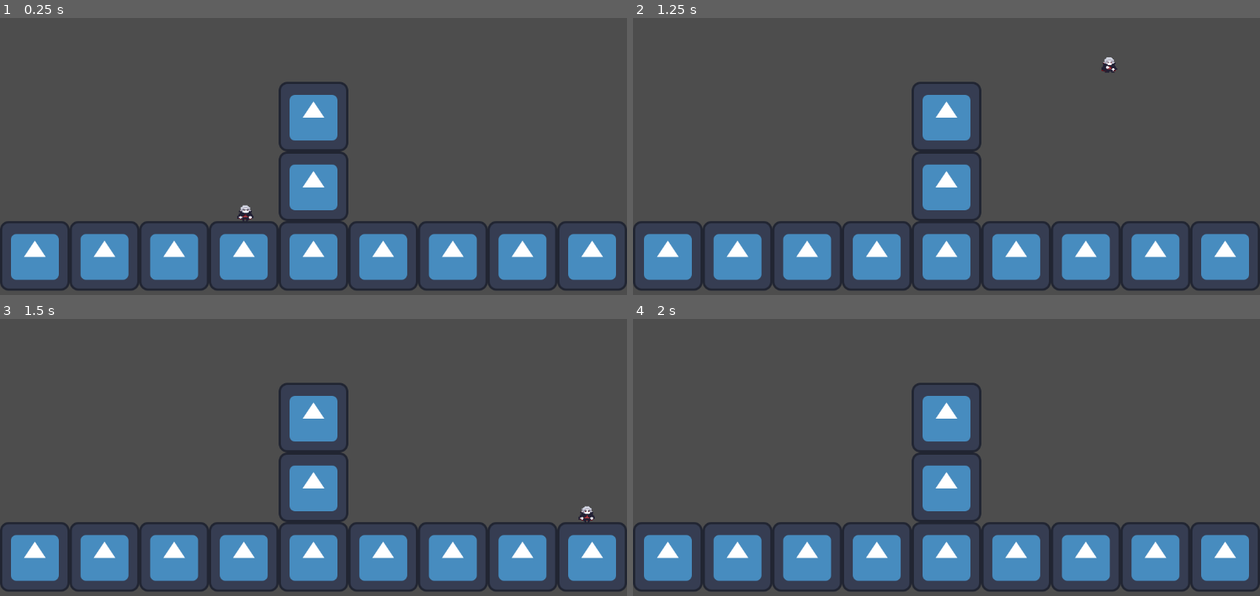
Above: before the commit, frames 1-4 (two rows, left to right).
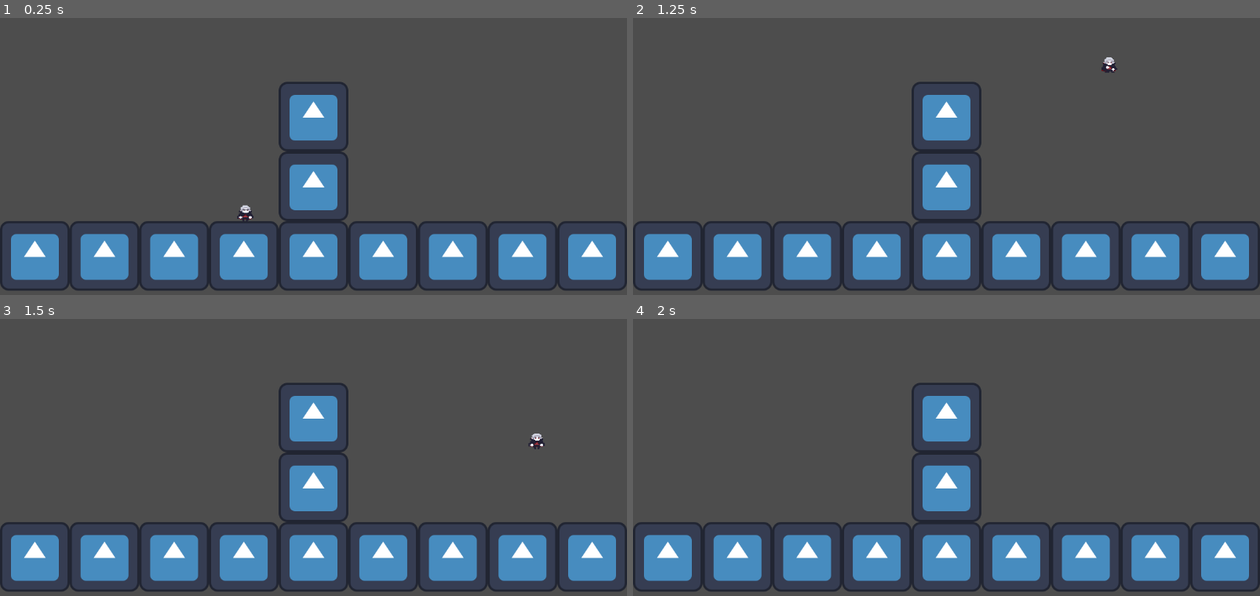
Above: after the commit, the same moments.

Repository: Wayfleh/GDC-Vampire-Platformer
Game: Godot game, scene res://main.tscn
The game is run twice, just before and just after one commit, with the same random seed, the same clock (stepped at 60 frames per second) and the same inputs. This scene is started directly instead of the project's main scene. The engine's default icon, where the game draws it, is replaced by a stand-in: a white triangle on a blue panel in a dark square.
Inputs:
- Up to frame 1 (0.25 s): no input
- Up to frame 2 (1.25 s): tap Enter at 0.5 s; hold D (right) from 0.53 s (still down); hold W (jump) from 0.53 s (still down)
- Up to frame 3 (1.5 s): keep holding D (right); release W (jump) at 1.28 s; tap J (bite_dash) at 1.35 s
- Up to frame 4 (2 s): keep holding D (right); tap W (jump) at 1.52, 1.55, 1.82 s

Frames 1-2 are identical in both runs. In frame 3, 0.2% of the frame differs, in the area x 84-95%, y 41-74%; in frame 4, nothing differs.

Commit message:
Added anticipation/startup frames for human bite dash; apply_gravity given optional multiplier parameter
Added anticipation frames for Alucard's human bite dash.
 - When starting a bite dash in human form, Alucard will float in the air, prior to dashing.
 - A small factor of gravity is applied during this startup period.

 - in player.gd, apply_gravity() was given an optional multiplier parameter to apply gravity at differing amounts.
 - dashing substates added to v_bitedash.gd to handle logic
 - commented out various print functions regarding dash direction in player.gd and v_bitedash.gd

Diff:
--- a/untitled-vampire-game/Player/StateMachine/Vampire/v_bitedash.gd
+++ b/untitled-vampire-game/Player/StateMachine/Vampire/v_bitedash.gd
@@ -14,29 +14,64 @@
 		After travelling for a short amount of time, simply exit the Bite Dash state, causing Alucard to fall to the ground.
 	The player does not regain control of Alucard until Bite Dash ends.
 
+	Beginning the bite-dash will have a short moment where Alucard falls slightly, in "anticipation" of dashing.
+
 """
 
-@export var humanBiteDashTravelDuration = 1.5 #Defines maximum time a bite dash lasts for
+@export var humanBiteDashTravelDuration = 1.5 # Defines maximum time a bite dash lasts for
 @export var humanBiteDashSpeed = 5.0 # Defines speed of horizontal movement during a Human Bite Dash
-@export var humanBiteDashResidualSpeed = 50.0 # When bite dash ends, retain a little momentum
+@export var humanBiteDashResidualSpeed = 50.0 # When bite dash ends, retain a flat amount of small momentum
+@export var humanBiteDashAnticipationDuration = 0.2 #Defines how long Alucard will hang in the air before starting dash (for game feel)
+@export var humanBiteDashAnticipationGravityFactor = 0.2 # Alucard gets a tiny bit of gravity during anticipation of bite dash.
+var humanBiteDashAnticipationTime: float
 var humanBiteDashTravelTime: float
 var dashingDirection: Vector2
+var humanDashingState: String
+	#Use the following strings to handle dashing logic:
+	# "anticipate"		anticipation frames pre-dash
+	# "dashing"			movement portion of dash, the act of dash
+	# "followthrough"	followthrough frames post-dash. NOTE: Does this even go in this script?
+	# "exit"			Signals update() to exit this state back into V_IDLE
+
 
 #TODO add animations for BiteDash (Anticipiation, Travel, Follow-through) state
 func enter_state():
 	dashingDirection = player.biteDashDirection
 	humanBiteDashTravelTime = 0.0
+	humanBiteDashAnticipationTime = 0.0
 	player.velocity = Vector2(0,0) ## Beginning the human form bite dash cancels current momentum
-	print("Human BiteDash Start!")
-	print("dashing direction: " + str(dashingDirection))
+	humanDashingState = "anticipate"
+	# print("Human BiteDash Start!")
+	# print("dashing direction: " + str(dashingDirection))
 func update(delta: float):
-	player.velocity = dashingDirection * humanBiteDashSpeed
-	print(player.velocity)
+	if (humanDashingState == "anticipate"):
+		AnticipateDash(delta)
+	elif (humanDashingState == "dashing"):
+		DoDash(delta)
+	elif (humanDashingState == "exit"):
+		transitionToState.emit("V_IDLE")
+	else:
+		print("v_bitedash.gd, update(): Code shouldn't reach here -- Neither AnticipateDash or DoDash?")
+		return
 
-	humanBiteDashTravelTime = humanBiteDashTravelTime + delta
-	if (humanBiteDashTravelTime >= humanBiteDashTravelDuration):
-		transitionToState.emit("V_IDLE")
 
 func exit_state():
 	player.velocity = dashingDirection * humanBiteDashResidualSpeed
 	pass
+
+func DoDash(delta: float):
+	player.velocity = dashingDirection * humanBiteDashSpeed
+	# print(player.velocity)
+
+	humanBiteDashTravelTime = humanBiteDashTravelTime + delta
+	if (humanBiteDashTravelTime >= humanBiteDashTravelDuration):
+		humanDashingState = "exit"
+	return
+
+func AnticipateDash(delta: float):
+	player.apply_gravity(delta, humanBiteDashAnticipationGravityFactor)
+
+	humanBiteDashAnticipationTime = humanBiteDashAnticipationTime + delta
+	if (humanBiteDashAnticipationTime >= humanBiteDashAnticipationDuration):
+		humanDashingState = "dashing"
+	return
--- a/untitled-vampire-game/Player/player.gd
+++ b/untitled-vampire-game/Player/player.gd
@@ -22,9 +22,9 @@
 	previousPosition = position
 					# move_and_slide() is a CharacterBody2D Function
 
-func apply_gravity(delta: float) -> void:
+func apply_gravity(delta: float, multiplier: float = 1.0) -> void:
 	if !is_on_floor():
-		velocity.y += gravity * delta
+		velocity.y += gravity * delta * multiplier
 
 func apply_horizontal_movement(delta: float):
 	var direction = Input.get_axis("left", "right")
@@ -42,5 +42,5 @@
 	if (currPos == prevPos):
 		return biteDashDirection
 	var dir = (currPos - prevPos).normalized()
-	print(dir)
+	# print(dir)
 	return dir
